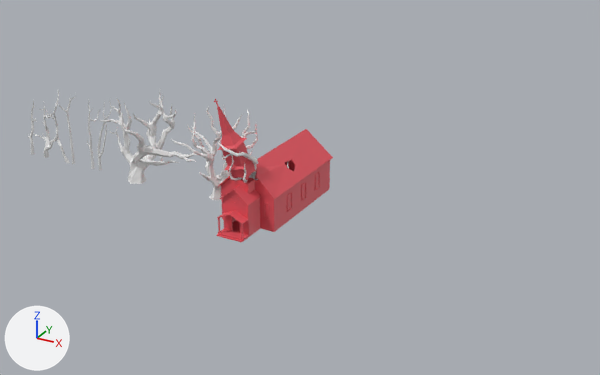
The Blender file Blender/Projekt_1.blend as it was, and as the next commit left it.
Both versions are drawn from a 50 mm camera at (57.4, -84.2, 46.3) aimed at (10.2, 1.6, 3.4). Every picture has the same lights, and +X, +Y and +Z are marked at lower left. The picture after the commit comes second.

In view in the first picture: 'Church.001', 'Circle', 'Circle.001', 'Tree.1', 'Tree.2', 'Tree_Small.1', 'Tree_Small.2', 'Tree_Thin.1', 'Tree_Thin.2', 'Tree_Thin.3'.
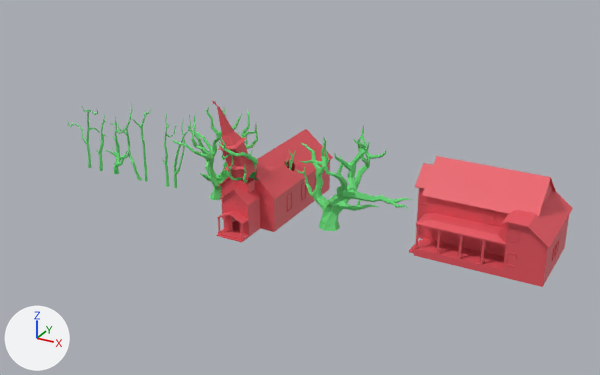
What changed in the scene script:
```text
Change me_cube_012:
    where me_cube_012.from_pydata(...)  # 1169 vertices, 855 faces; spans x -6.5..5.0, y -0.4..16.8, z -3.9..6.2
    used by ob_house; location = (-23.59, 1.96, 3.93); rotation_euler = (0.0, 0.0, -1.571), in degrees (0, 0, -90)
    me_cube_012 part 1: all 560 faces that had it switch from mat_structure_1_material (picture img_structure_1_texture_png) to mat_material (red #e75460)
    me_cube_012 part 2: all 295 faces that had it switch from no material to mat_material (red #e75460)
Change me_circle_001:
    where me_circle_001.from_pydata(...)  # 604 vertices, 649 faces; spans x -8.8..17.4, y -7.1..10.4, z -1.5..20.8
    add me_circle_001.materials.append(mat_material_001)  # green #66df79
Change me_circle_002:
    where me_circle_002.from_pydata(...)  # 530 vertices, 569 faces; spans x -9.2..6.7, y -4.2..9.1, z 0.0..18.6
    add me_circle_002.materials.append(mat_material_001)  # green #66df79
Change me_circle_003:
    where me_circle_003.from_pydata(...)  # 173 vertices, 184 faces; spans x -0.28..1.92, y -0.21..1.46, z -0.21..7.02
    add me_circle_003.materials.append(mat_material_001)  # green #66df79
Change me_circle_004:
    where me_circle_004.from_pydata(...)  # 262 vertices, 289 faces; spans x -5.1..8.0, y -18.5..-9.2, z -1.1..20.0
    add me_circle_004.materials.append(mat_material_001)  # green #66df79
Change me_circle_005:
    where me_circle_005.from_pydata(...)  # 182 vertices, 184 faces; spans x -6.3..7.3, y -5.2..3.8, z 0.0..45.8
    add me_circle_005.materials.append(mat_material_001)  # green #66df79
Change me_circle_006:
    where me_circle_006.from_pydata(...)  # 178 vertices, 187 faces; spans x -19.0..22.9, y -14.9..11.3, z 0.0..45.9
    add me_circle_006.materials.append(mat_material_001)  # green #66df79
Change me_circle_007:
    where me_circle_007.from_pydata(...)  # 154 vertices, 163 faces; spans x -2.3..7.9, y -1.9..7.5, z 0.0..49.8
    add me_circle_007.materials.append(mat_material_001)  # green #66df79
Change me_circle_008:
    where me_circle_008.from_pydata(...)  # 123 vertices, 129 faces; spans x 0.2..15.8, y -0.9..3.0, z 0.0..43.5
    add me_circle_008.materials.append(mat_material_001)  # green #66df79
Change me_circle_009:
    where me_circle_009.from_pydata(...)  # 80 vertices, 83 faces; spans x -17.1..-0.7, y -1.8..5.9, z 0.0..46.8
    add me_circle_009.materials.append(mat_material_001)  # green #66df79
Change me_circle_010:
    used by ob_circle_001; location = (5.651, -2.774, 0.271); scale = (0.892, 0.892, 0.892)
    remove me_circle_010.from_pydata(...)  # 426 vertices, 422 faces; spans x -2.93..3.92, y -6.05..5.51, z -0.27..13.33
    add me_circle_010.from_pydata(...)  # 1089 vertices, 1167 faces; spans x -3.41..4.49, y -6.48..5.63, z -0.2..14.2
    me_circle_010 part 3: 28 vertices moved from x 0.17..3.92, y -4.53..5.51, z 5.29..7.44 to x 0.15..3.77, y -4.56..3.95, z 5.31..7.48; 46 vertices removed from x -2.12..3.75, y -5.72..5.51, z 5.75..13.33; 394 vertices added at x -2.27..4.49, y -6.48..5.63, z 4.14..14.2
    me_circle_010 part 4: 316 faces spanning x -2.88..3.77, y -5.54..3.01, z 0.65..11.93 switch from no material to mat_material_001 (green #66df79)
    other edits to the shape of me_circle_010 do not show in these pictures
Change ob_house:
    ob_house.location: (-23.59, 1.96, 3.93) -> (26.11, 1.96, 3.93)
    remove ob_house.hide_set(True)
Change ob_tree_1:
    ob_tree_1.location: (-14.87, -0.77, 0.97) -> (15.5, -0.77, 0.97)
Change ob_tree_small_1:
    ob_tree_small_1.location: (-35.45, -0.25, 0.3) -> (-21.89, -0.25, 0.3)
Change ob_tree_small_2:
    ob_tree_small_2.location: (-32.84, 6.58, 2.71) -> (-19.28, 6.58, 2.71)
Change ob_circle:
    ob_circle.location: (-27.23, 0.0, 0.0) -> (-13.67, 0.0, 0.0)
Change ob_tree_thin_4:
    ob_tree_thin_4.location: (-52.32, 0.0, 0.0) -> (-24.06, 0.0, 0.0)
    remove ob_tree_thin_4.hide_set(True)
Change ob_tree_thin_3:
    ob_tree_thin_3.location: (-23.45, 0.0, 0.0) -> (-9.89, 0.0, 0.0)
Change ob_tree_thin_2:
    ob_tree_thin_2.location: (-22.27, 0.0, 0.0) -> (-8.7, 0.0, 0.0)
Change ob_tree_thin_1:
    ob_tree_thin_1.location: (-27.8, 0.0, 0.0) -> (-14.24, 0.0, 0.0)
```

Location of each change, (x1, y1, x2, y2) in pixels of the pictures (600 x 375 px):
'House', shown (red)
    after: (409, 156, 573, 287)
'Tree.1', recoloured, moved
    before: (100, 93, 197, 184)
    after: (297, 125, 411, 231)
'Tree.2', recoloured (white to green)
    both: (171, 105, 258, 200)
'Tree_Small.2', recoloured, moved
    before: (33, 101, 58, 158)
    after: (105, 117, 130, 174)
'Circle.001', reshaped (8% wider, 13% taller)
    before: (218, 138, 289, 183)
    after: (218, 132, 295, 183)
'Tree_Thin.2', recoloured, moved
    before: (97, 99, 112, 170)
    after: (174, 115, 192, 188)
'Tree_Thin.3', recoloured, moved
    before: (87, 101, 101, 169)
    after: (163, 114, 177, 187)
'Circle', recoloured, moved
    before: (57, 94, 75, 164)
    after: (130, 108, 151, 182)
'Tree_Thin.1', recoloured, moved
    before: (46, 92, 70, 163)
    after: (118, 104, 142, 181)
'Tree_Small.1', recoloured, moved
    before: (28, 102, 37, 155)
    after: (97, 115, 107, 171)
'Tree_Thin.4', shown
    after: (68, 106, 100, 168)
part 1 of me_cube_012, recoloured
    after: (417, 191, 559, 267)
part 2 of me_cube_012, recoloured (red)
    after: (409, 156, 573, 287)
part 3 of me_circle_010, built on
    before: (218, 138, 289, 183)
    after: (218, 132, 295, 183)
part 4 of me_circle_010, recoloured (darker)
    both: (219, 145, 258, 183)
